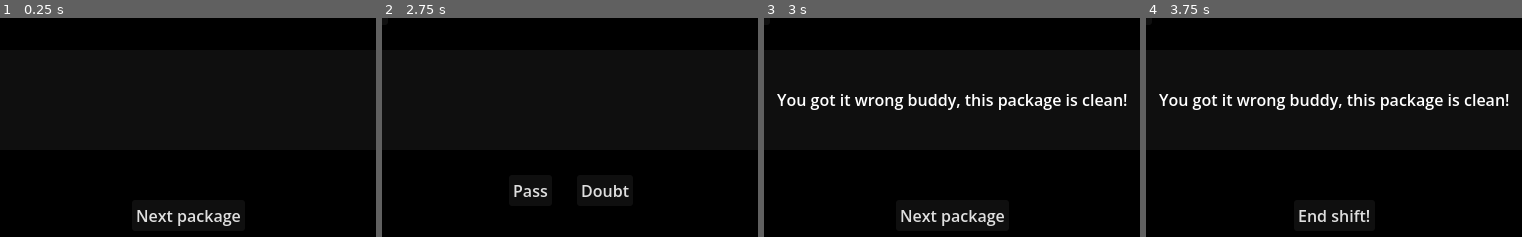
Above: before the commit, frames 1-4 (left to right).
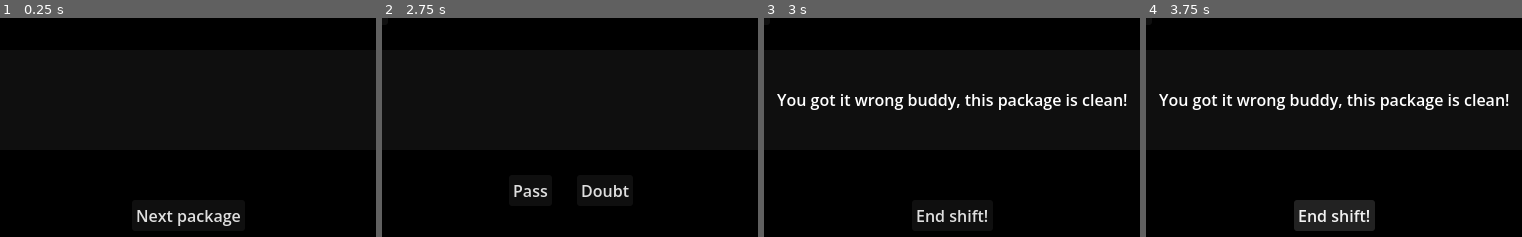
Above: after the commit, the same moments.

Repository: lukaMis/kennel-simulator
Game: Godot game, scene res://scenes/customs_inspector.tscn
Two runs of this game, one before a commit and one after it. Both use one fixed random seed, a clock stepped at 60 frames per second and the inputs below. This scene is started directly instead of the project's main scene.
Inputs (mouse positions are % of the whole screen's width and height, from its top left):
- Up to frame 1 (0.25 s): no input
- Up to frame 2 (2.75 s): click "Next package" at 0.5 s; click "Pass" at 1.25 s; click "Next package" at 2 s
- Up to frame 3 (3 s): click "Doubt" at 2.75 s
- Up to frame 4 (3.75 s): click (50, 95) at 3.5 s, where only the run after the commit has a clickable "End shift!"
The pictures show only the part of the screen within x 25-75%, y 50-100%; the shares and areas given below are measured in that part.

Frames 1-2 are identical in both runs. In frame 3, 1.0% of the frame differs, in the area x 36-64%, y 87-95%; in frame 4, less than 0.1%.

Commit message:
ui updates

Diff:
--- a/scripts/customs_inspector.gd
+++ b/scripts/customs_inspector.gd
@@ -154,7 +154,15 @@
 
 	label_dog_reaction.text = current_dog.outcome_reactions[outcome_key]
 	label_feedback.text = current_package.outcome_reactions[outcome_key]
+
 	button_next.show()
+
+	# Check if the queue is empty
+	if CustomsInspectionManager.active_queue.is_empty():
+		# Hide next package button
+		button_next.hide()
+		_set_button_end_shift_enabled(true)
+		print("Shift Complete")
 
 
 func _set_inspection_buttons_enabled(is_enabled: bool) -> void:
